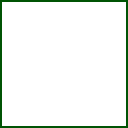
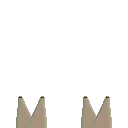
The second 128 × 128 image is a revision of the first. Changes to its layers:
removed layer "Layer 1" over (0, 0, 128, 128)
added layer "Layer 3" above "Layer 2" over (16, 96, 112, 128)
